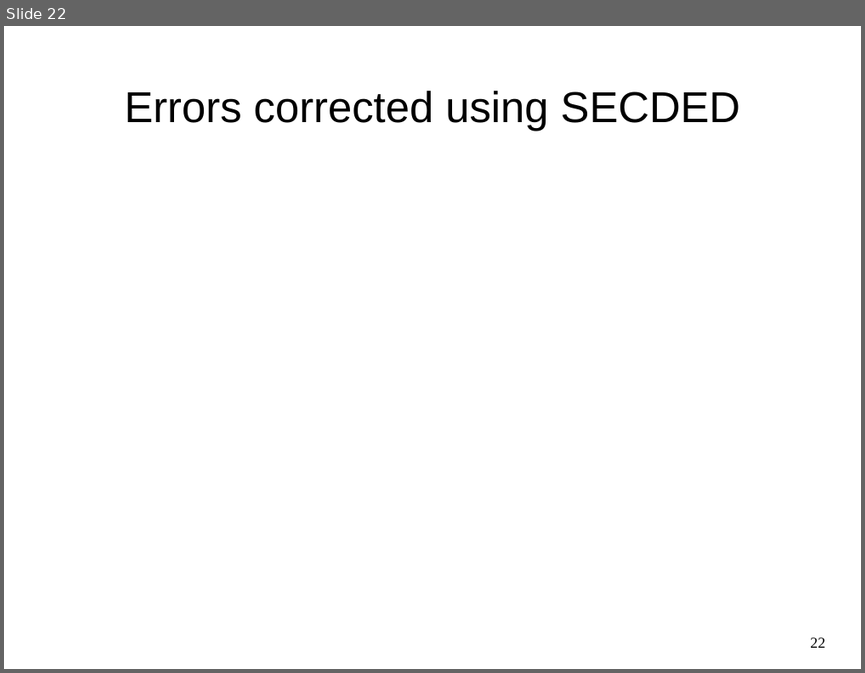
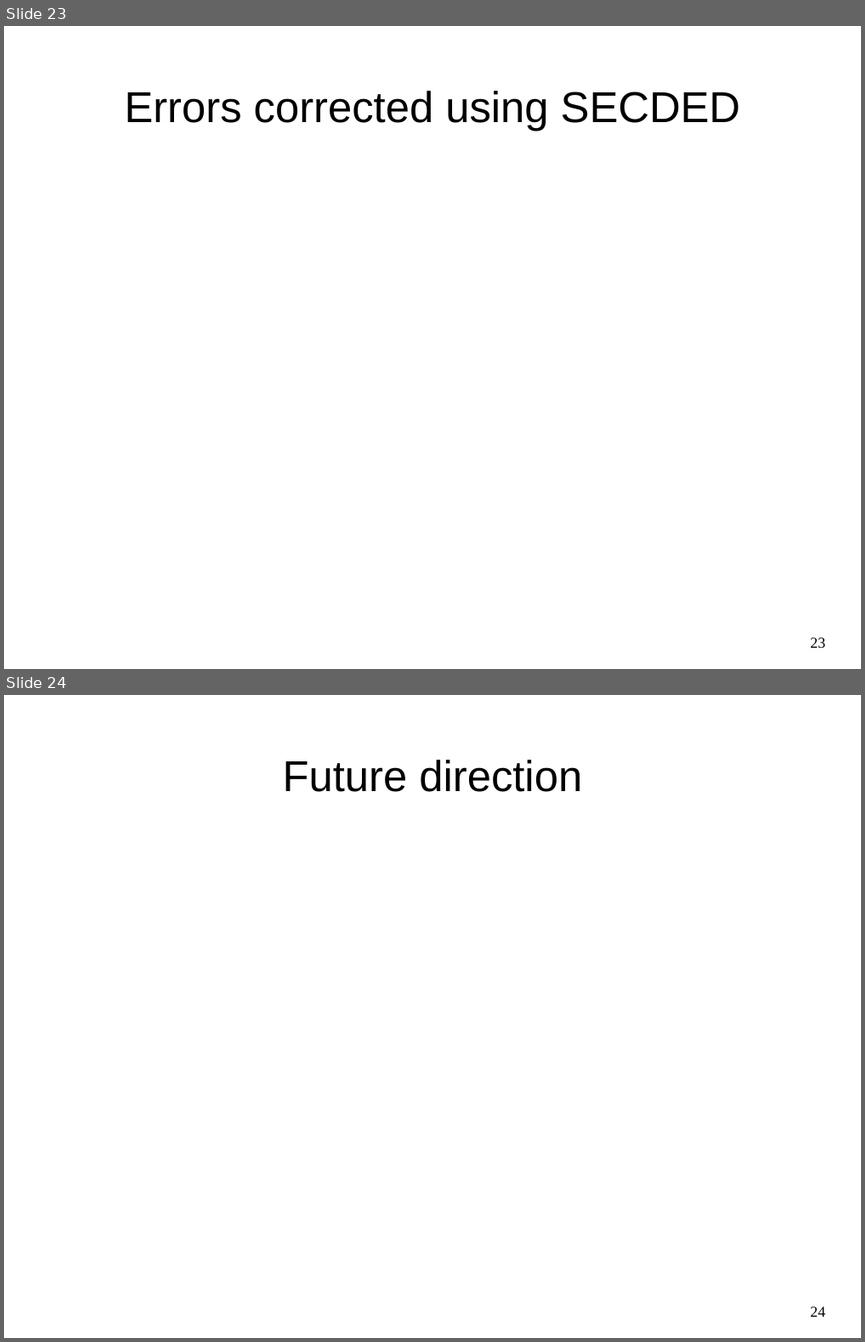
Before and after one commit to nandithaec/c-code-project, a slide deck: report/R&D_project.odp. Shown one above the other, each under a label of ours: slide 22 before the commit, slides 23 and 24 after it. The pictures are 865x673 and 865x1342 pixels, drawn with LibreOffice and Linux fonts; fonts in the diff are those of the drawing. Boxes give left, top, right and bottom in pixels: in the first picture for what was removed or moved away, otherwise in the second. Text is boxed around its words. In the diff, an @@ line names an element or a change of style, - is before the commit and + after.

```diff
--- a/report/R&D_project.odp
+++ b/report/R&D_project.odp
@@ slide 24 added at <box>4,695,861,1338</box>, background #FFFFFF @@
@@ title added at <box>283,760,582,792</box>, 40 pt, text #000000 @@
+Future direction
@@ page number added at <box>810,1306,825,1316</box>, 14 pt, text #000000 @@
+24
@@ what was slide 22 is now slide 23 @@
@@ page number at <box>810,637,825,647</box>: text changed @@
-22
+23
```
Also in this commit, not shown: 3 slides changed, 3 other slides added, 2 other files.
